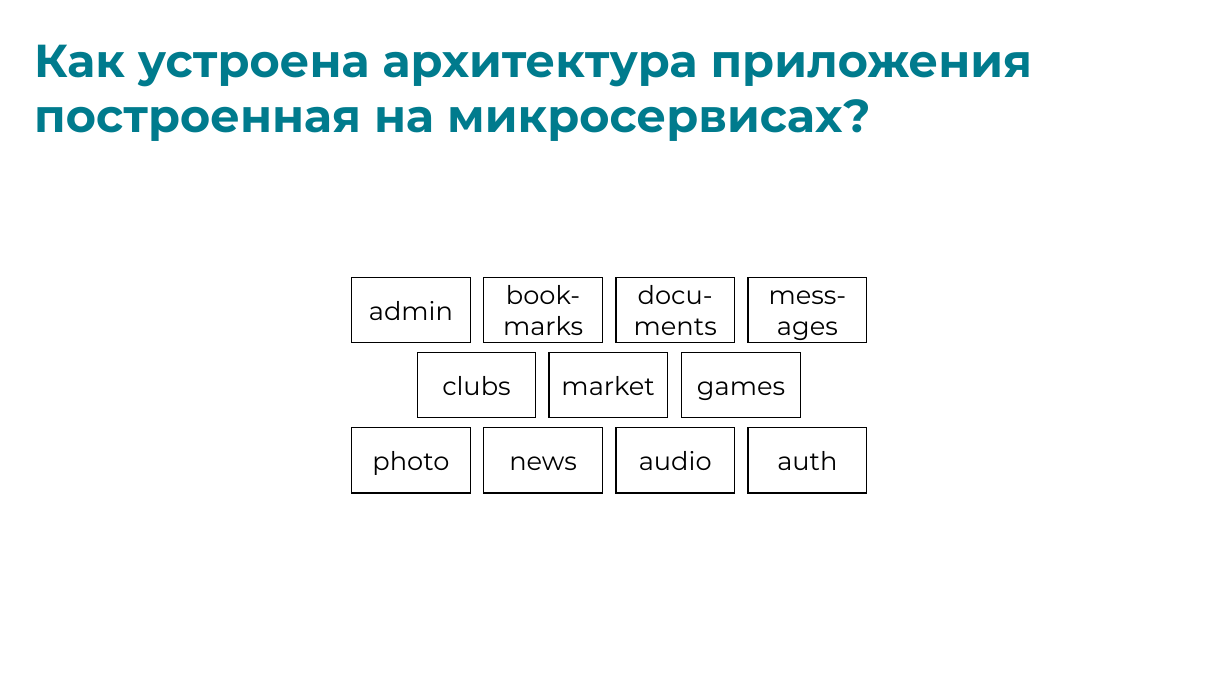
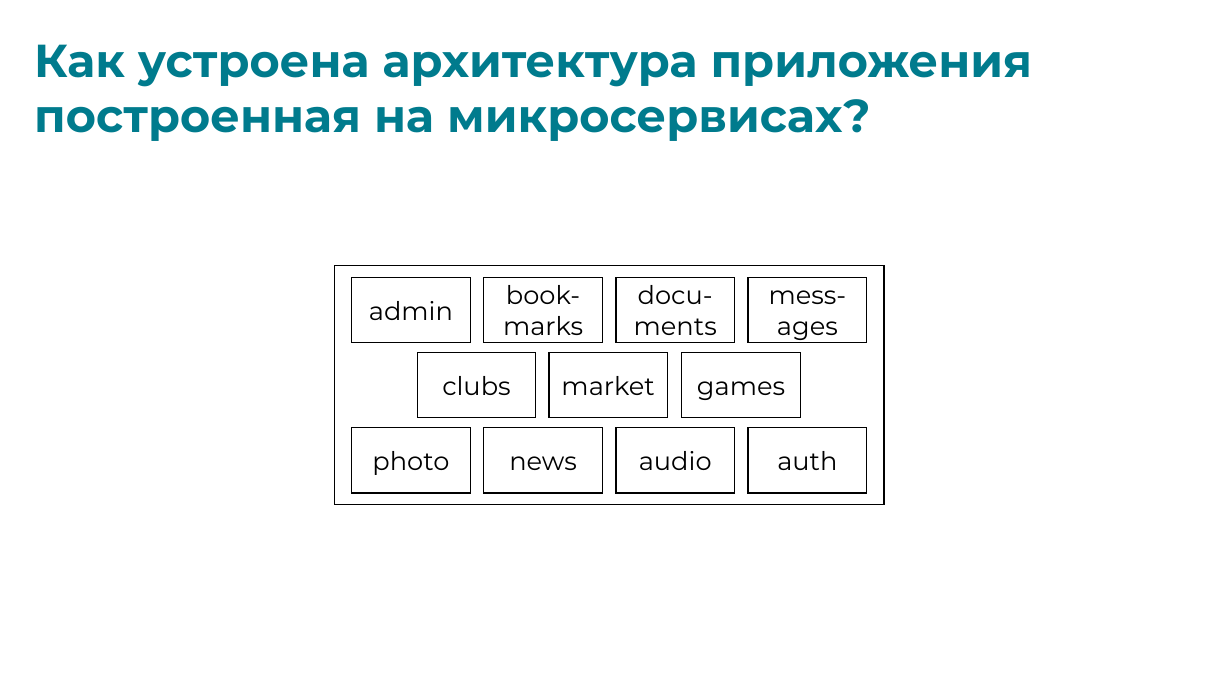
Before and after one commit to vapersan/changellenge, a slide deck: slide 3 of prezentation/HSM.pptx. Drawn at 1232x693 pixels with LibreOffice and Linux fonts; fonts in the diff are those of the drawing. Boxes give left, top, right and bottom in pixels: in the first picture for what was removed or moved away, otherwise in the second. Text is boxed around its words. In the diff, an @@ line names an element or a change of style, - is before the commit and + after.

```diff
--- a/prezentation/HSM.pptx
+++ b/prezentation/HSM.pptx
@@ rectangle added at bbox=[335, 265, 884, 505], outline #000000 1 pt @@
```
Also in this commit, not shown: 2 other slides changed.
